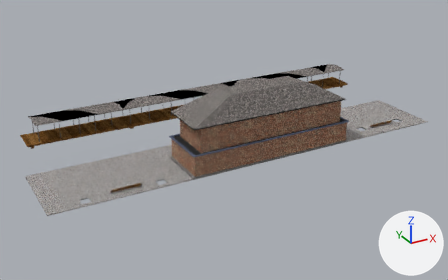
The Blender file Station/Station.blend as it was, and as the next commit left it.
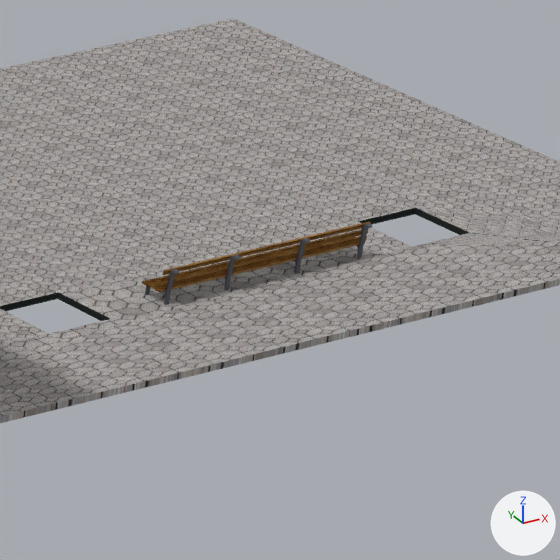
The first picture shows the older version from a 50 mm camera at (-71.6, -139.0, 67.8) aimed at (3.8, -2.0, -0.7). The close-ups show both versions on the part from 79% to 92% of the width and 35% to 55% of the height of that picture; other places that the commit changed are outside them. The lights are fixed; the arrows at lower right show +X, +Y and +Z.

In view in the first close-up: 'Plane.005', 'Plitochka'.
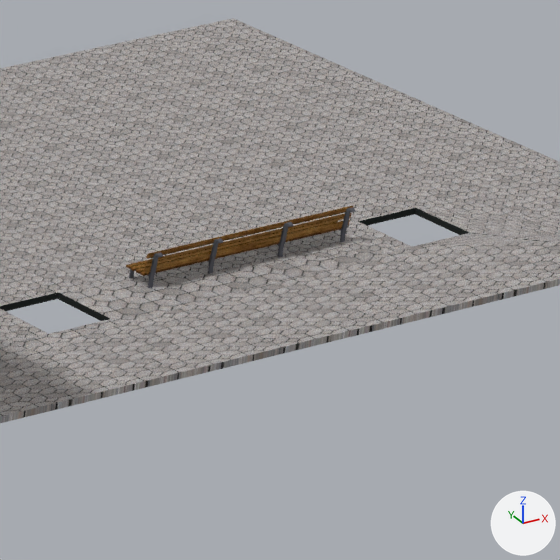
The change, as JSON lines over the scene's bpy script:
```json
{"op": "add", "block": "me_plane_065", "code": ["me_plane_065 = bpy.data.meshes.new('Plane.065')", "me_plane_065.from_pydata(...)  # 736 vertices, 714 faces; spans x 0.0..2241.0, y -204.0..130.0, z -104.0..251.0", "# faces by material slot: [42, 672]", "me_plane_065.materials.append(mat_material_003)  # picture img_619921498_jpg", "me_plane_065.materials.append(mat_material_004)  # dark grey #5c5d64"]}
{"op": "remove", "block": "ob_plane_005", "code": ["ob_plane_005 = bpy.data.objects.new('Plane.005', me_plane_019)", "ob_plane_005.location = (43.29, -16.34, 0.5)", "ob_plane_005.scale = (0.00336, 0.00336, 0.00336)"]}
{"op": "add", "block": "ob_seat_001", "code": ["ob_seat_001 = bpy.data.objects.new('Seat.001', me_plane_065)", "ob_seat_001.location = (43.71, -15.18, 0.5)", "ob_seat_001.scale = (0.00336, 0.00336, 0.00336)"]}
```

Boxes (x1, y1, x2, y2) around the edits, measured in the close-ups (560 x 560 px):
```json
{"object": "Plane.005", "change": "deleted", "before": [142, 221, 373, 305], "on screen": "brown", "faces in mat_material_003 (picture img_619921498_jpg)": [142, 221, 371, 292], "faces in mat_material_004 (dark grey #5c5d64)": [145, 223, 373, 305]}
{"object": "Seat.001", "change": "added", "after": [126, 206, 355, 288], "on screen": "brown", "faces in mat_material_003 (picture img_619921498_jpg)": [126, 206, 353, 276], "faces in mat_material_004 (dark grey #5c5d64)": [129, 207, 355, 288]}
```
